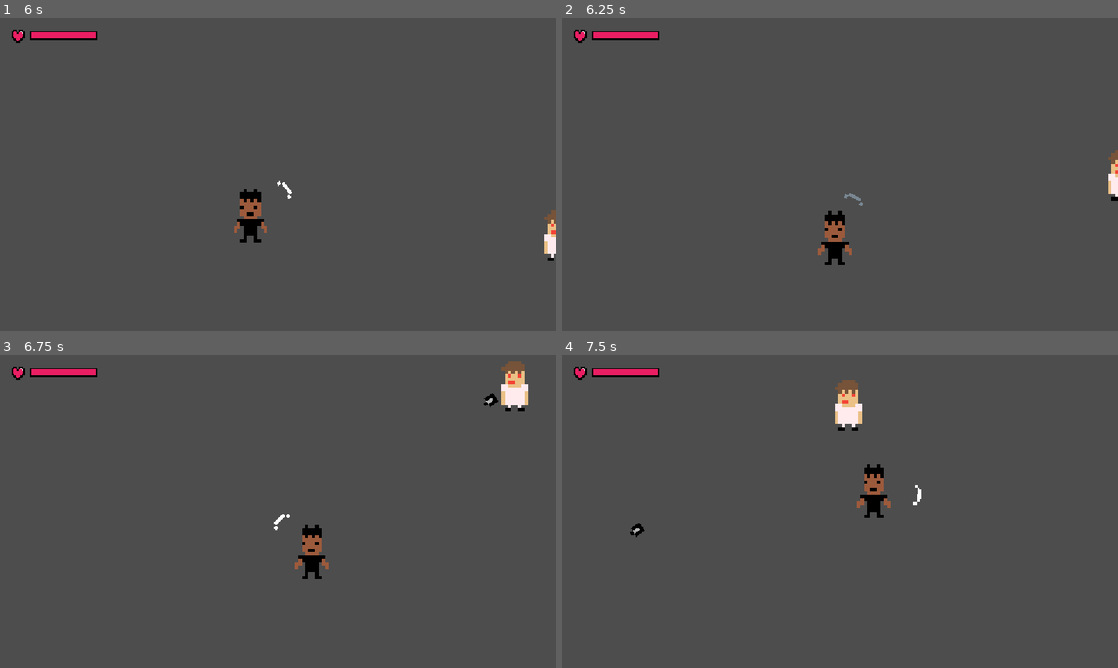
Above: before the commit, frames 1-4 (two rows, left to right).
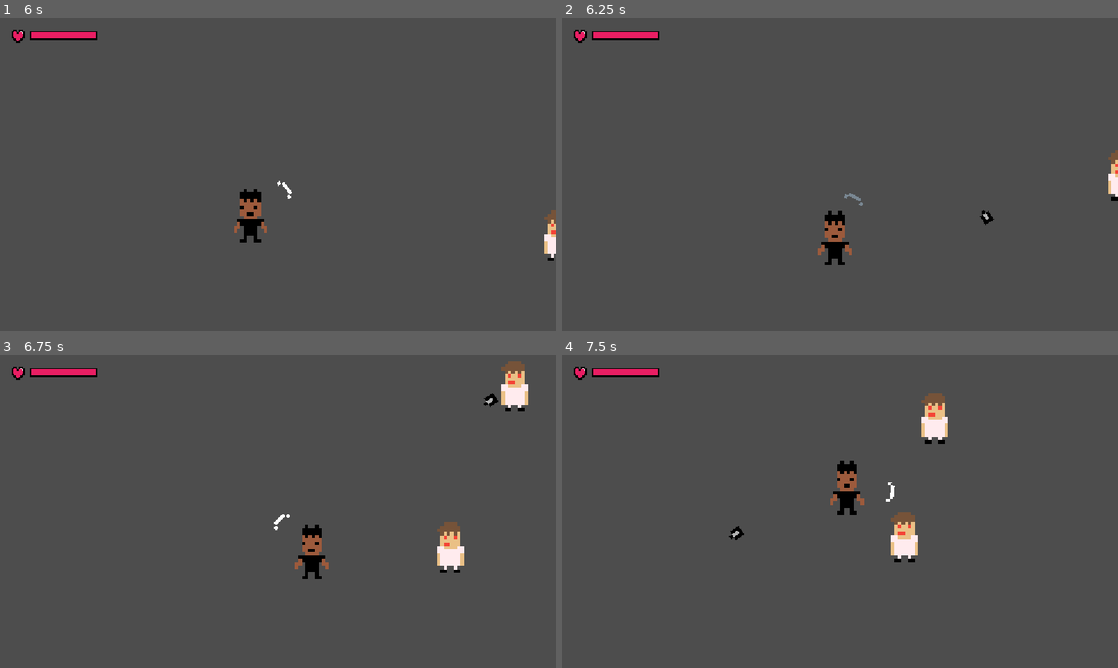
Above: after the commit, the same moments.

Repository: mcl-playz/notmyproblem
Game: Godot game, scene res://scenes/menu.tscn
The game is run twice, just before and just after one commit, with the same random seed, the same clock (stepped at 60 frames per second) and the same inputs.
Inputs (mouse positions are in pixels of both pictures, inside the frame that each line leads up to):
- Up to frame 1 (6 s): click "Start" at 0.5 s; tap Enter at 1.25 s; move the mouse to (400, 158) at 1.27 s; hold D (right) 1.28-2.03 s; click (400, 158) at 1.35 s; move the mouse to (166, 190) at 2.02 s; hold S (backward) 2.03-2.78 s; click (166, 190) at 2.1 s; move the mouse to (333, 105) at 2.77 s; hold D (right) 2.78-3.53 s; click (333, 105) at 2.85 s; move the mouse to (250, 237) at 3.52 s; hold W (forward) 3.53-4.28 s; click (250, 237) at 3.6 s; move the mouse to (444, 221) at 4.27 s; hold A (left) 4.28-5.78 s; click (444, 221) at 4.35 s; move the mouse to (111, 127) at 5.02 s; click (111, 127) at 5.1 s; move the mouse to (305, 174) at 5.77 s; hold S (backward) from 5.78 s (still down); click (305, 174) at 5.85 s
- Up to frame 2 (6.25 s): keep holding S (backward)
- Up to frame 3 (6.75 s): move the mouse to (194, 433) at 6.52 s; release S (backward) at 6.53 s; hold D (right) from 6.53 s (still down); click (194, 433) at 6.6 s
- Up to frame 4 (7.5 s): move the mouse to (962, 495) at 7.27 s; release D (right) at 7.28 s; hold W (forward) from 7.28 s (still down); click (962, 495) at 7.35 s

Frame 1 is identical in both runs. In frame 2, less than 0.1% of the frame differs, in the area x 75-78%, y 61-67%; in frame 3, 0.6%; in frame 4, 3.2%, in the area x 12-70%, y 8-67%.

Commit message:
feat: spawn more enemies over time

Diff:
--- a/scenes/enemy.tscn
+++ b/scenes/enemy.tscn
@@ -17,7 +17,9 @@
 "speed": 5.0
 }]
 
-[node name="Enemy" type="CharacterBody2D" unique_id=1560836702]
+[node name="Enemy" type="CharacterBody2D" unique_id=1560836702 groups=["enemies"]]
+collision_layer = 2
+collision_mask = 2
 script = ExtResource("1_md0e3")
 bullet_scene = ExtResource("2_5uy6h")
 
--- a/scenes/game.tscn
+++ b/scenes/game.tscn
@@ -2,6 +2,7 @@
 
 [ext_resource type="PackedScene" uid="uid://deajsy5k7ueeq" path="res://scenes/player.tscn" id="1_uwrxv"]
 [ext_resource type="PackedScene" uid="uid://bbhctkoni527f" path="res://scenes/enemy.tscn" id="3_lnu2h"]
+[ext_resource type="Script" uid="uid://buenfederb0ba" path="res://scripts/enemy_spawner.gd" id="4_spawn"]
 
 [node name="Game" type="Node2D" unique_id=646669901]
 
@@ -16,5 +17,9 @@
 
 [node name="Enemy" parent="." unique_id=1560836702 instance=ExtResource("3_lnu2h")]
 position = Vector2(43, 7)
-collision_layer = 2
-collision_mask = 0
+
+[node name="EnemySpawner" type="Timer" parent="." unique_id=2093517760]
+wait_time = 3.0
+autostart = true
+script = ExtResource("4_spawn")
+enemy_scene = ExtResource("3_lnu2h")
--- /dev/null
+++ b/scripts/enemy_spawner.gd
@@ -0,0 +1,20 @@
+extends Timer
+
+@export var enemy_scene: PackedScene
+@export var max_enemies: int = 5
+## How far from the player enemies appear, just outside the camera view.
+@export var spawn_distance: float = 100.0
+
+
+func _ready() -> void:
+	timeout.connect(_spawn)
+
+
+func _spawn() -> void:
+	var player := get_tree().get_first_node_in_group("player") as Node2D
+	if player == null or get_tree().get_nodes_in_group("enemies").size() >= max_enemies:
+		return
+
+	var enemy: Node2D = enemy_scene.instantiate()
+	enemy.global_position = player.global_position + Vector2.RIGHT.rotated(randf() * TAU) * spawn_distance
+	get_parent().add_child(enemy)
Not shown, added: scripts/enemy_spawner.gd.uid
